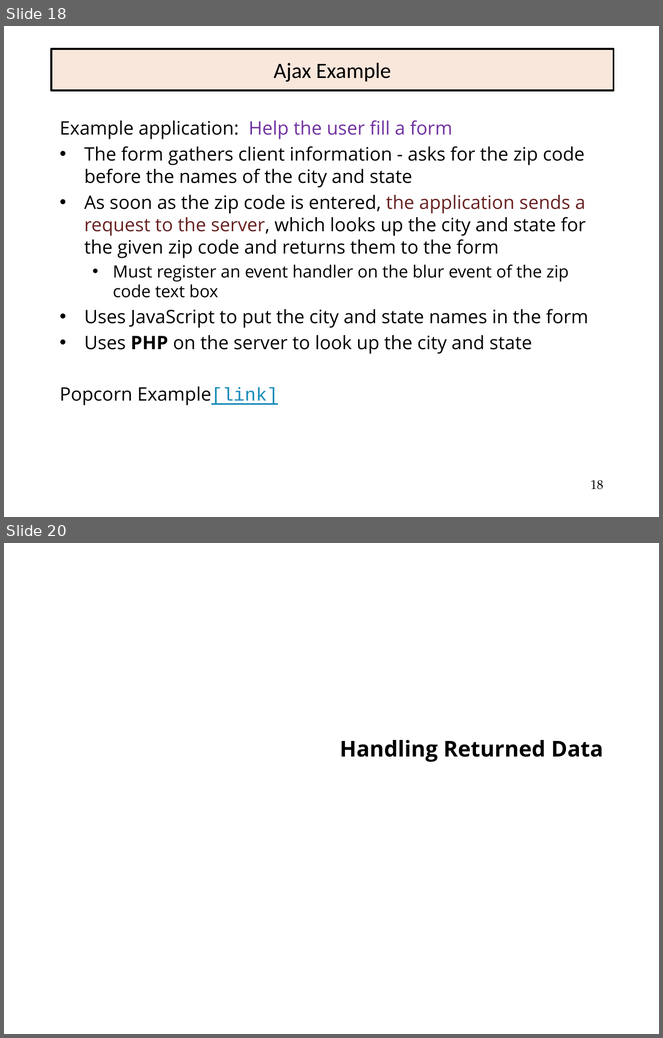
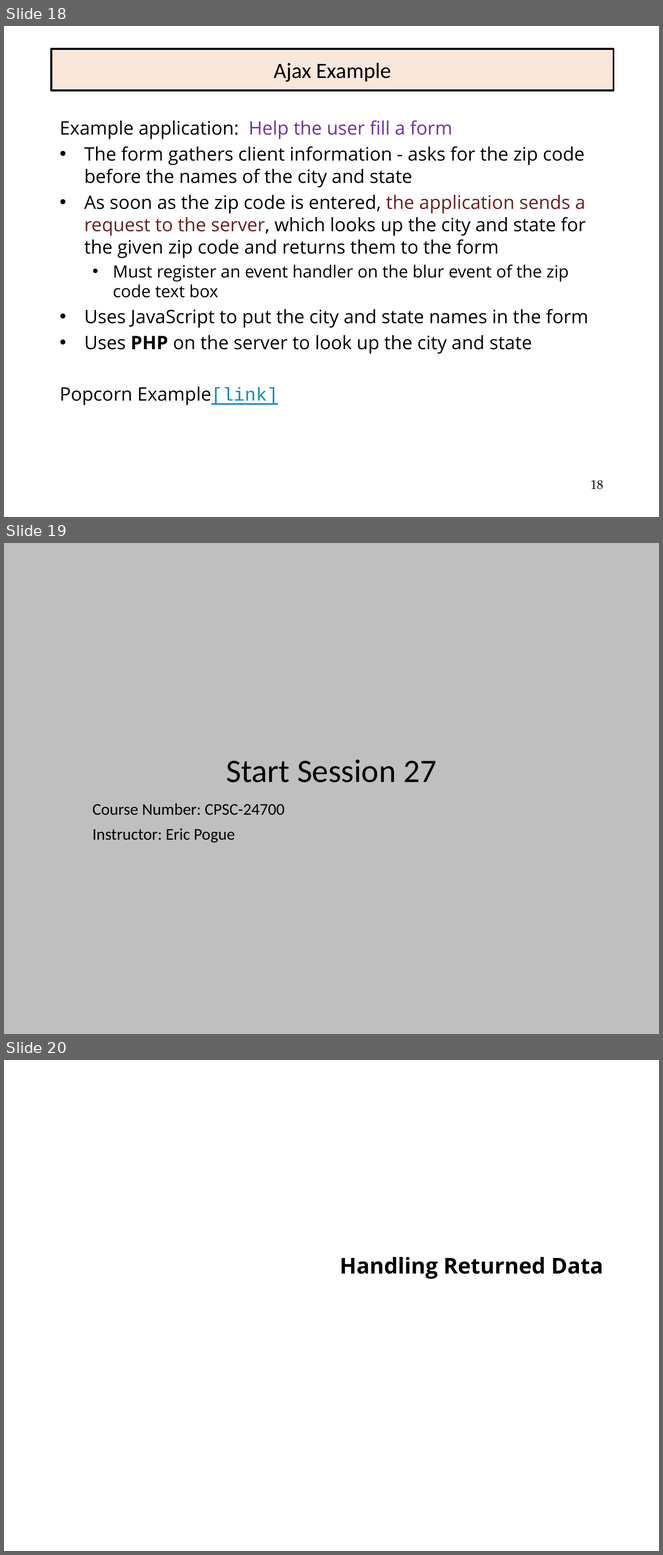
Before and after one commit to EricJPogue/www-epogue-info, a slide deck: CPSC-24700/Presentations/ajax.pptx. Shown one above the other, each under a label of ours: slides 18 and 20 before the commit, slides 18, 19 and 20 after it; the slides between them are not shown. The pictures are 663x1038 and 663x1555 pixels, drawn with LibreOffice and Linux fonts; fonts in the diff are those of the drawing. Boxes give left, top, right and bottom in pixels: in the first picture for what was removed or moved away, otherwise in the second. Text is boxed around its words. In the diff, an @@ line names an element or a change of style, - is before the commit and + after.

Commit message:
Update session 27 documents.

```diff
--- a/CPSC-24700/Presentations/ajax.pptx
+++ b/CPSC-24700/Presentations/ajax.pptx
@@ slide 19 added at (4,543,659,1034), background #BFBFBF @@
@@ title added at (226,759,437,783), 36 pt, text #000000 @@
+Start Session 27
@@ subtitle added at (92,804,285,843), 18 pt, text #000000 @@
+Course Number: CPSC-24700
+Instructor: Eric Pogue
```
Also in this commit, not shown: 1 slide changed, 5 other files.
